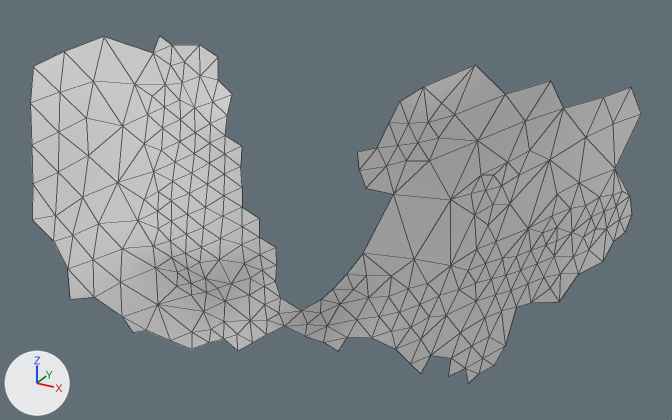
What one commit did to the OBJ model res/final/onecam_fullvolume/05/cleanedup/FullVolium.000289.obj.
Camera for both pictures: a camera (50 mm lens) standing at (-169.8, -168.1, 153.8) and looking at (-250.4, -21.6, 80.5). Lighting does not change. The marker at lower left points along +X, +Y and +Z. Mesh edges are drawn as thin lines. Where no turn or scale is listed for an object, it has been applied to the vertices.

In view in the first picture: 'FullVolium.000289'.
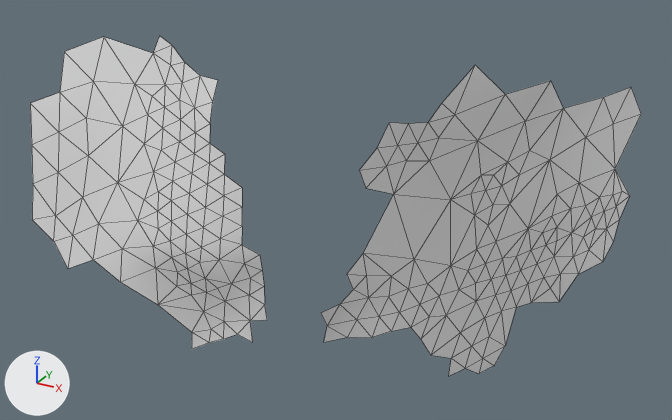
Pixel boxes [x1, y1, x2, y2] of what changed, in the pictures (672 x 420 px):
'FullVolium.000289', reshaped: before [30, 36, 641, 383]; after [30, 36, 641, 376]
part 1 of me_fullvolium_000289, deleted: before [613, 196, 632, 242]
part 2 of me_fullvolium_000289, deleted: before [68, 45, 478, 383]
part 3 of me_fullvolium_000289, deleted: before [358, 65, 475, 170]
part 4 of me_fullvolium_000289, deleted: before [30, 52, 64, 103]

Edits to the bpy script that builds the scene:
```text
Change me_fullvolium_000289:
    used by ob_fullvolium_000289; location = (0.0, 0.0, 0.0)
    verts and faces of me_fullvolium_000289; kept vertices keep their numbers, new ones are numbered from 283
    before: 12 (-203.2, 22.0, 77.0) at pixel (629, 195), 13 (-204.2, 19.5, 72.2) at pixel (619, 219), 14 (-202.5, 23.6, 72.3) at pixel (631, 214), 48 (-203.0, 21.6, 68.6) at pixel (624, 232), 51 (-204.6, 18.1, 67.5) at pixel (613, 241)
    before: 211 (-234.9, -41.9, 98.6) at pixel (359, 170), 212 (-235.0, -42.2, 101.9) at pixel (357, 151), 213 (-233.1, -38.8, 101.8) at pixel (377, 147), 217 (-227.5, -31.4, 105.0) at pixel (428, 122), 221 (-229.8, -34.2, 105.1) at pixel (408, 123)
    before: 222 (-231.9, -37.1, 105.8) at pixel (389, 122), 224 (-230.9, -35.5, 109.2) at pixel (400, 101), 225 (-228.4, -31.6, 111.0) at pixel (423, 86), 226 (-226.0, -29.6, 108.0) at pixel (441, 103), 271 (-223.0, -23.0, 113.3) at pixel (475, 64)
    before: 249 (-285.7, -53.4, 114.7) at pixel (64, 51), 250 (-291.6, -55.2, 111.7) at pixel (33, 66), 251 (-285.6, -55.6, 108.1) at pixel (59, 92), 253 (-291.7, -56.9, 105.6) at pixel (30, 103)
    remove me_fullvolium_000289.from_pydata(...)  # 283 vertices, 477 faces; spans x -291.7..-202.5, y -61.1..25.4, z 49.7..118.7
    add me_fullvolium_000289.from_pydata(...)  # 244 vertices, 402 faces; spans x -291.7..-203.2, y -61.0..25.4, z 50.8..118.7
    me_fullvolium_000289 part 1
    add delete_vertices([14, 48])  # with the faces that use them
    me_fullvolium_000289 part 2
    33 vertices are removed from x -283.6..-221.0, y -61.1..-21.6, z 49.7..117.9
    64 faces are deleted
    me_fullvolium_000289 part 3
    add delete_vertices([212, 224, 225])  # with the faces that use them
    me_fullvolium_000289 part 4
    add delete_vertices([250])  # with the faces that use them
```
